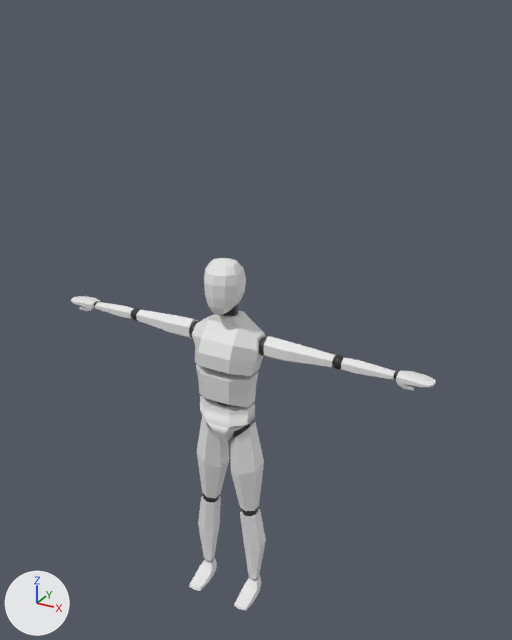
Renders of the FBX model Assets/Player/Character/Andrew2.fbx from each side of a commit.
Camera for both pictures: a camera (50 mm lens) standing at (1.52, -2.49, 1.87) and looking at (0.09, 0.1, 0.58). Lighting does not change. The marker at lower left points along +X, +Y and +Z. Where no turn or scale is listed for an object, it has been applied to the vertices. Vertices at the same position are counted once.

Objects in the first picture: 'Body', 'Foot.L', 'Foot.R', 'Hand.L', 'Hand.R', 'Head', 'Lower Arm.L', 'Lower Arm.R', 'Lower Leg.L', 'Lower Leg.R', 'Upper Arm.L', 'Upper Arm.R', 'Upper Leg.L', 'Upper Leg.R'.
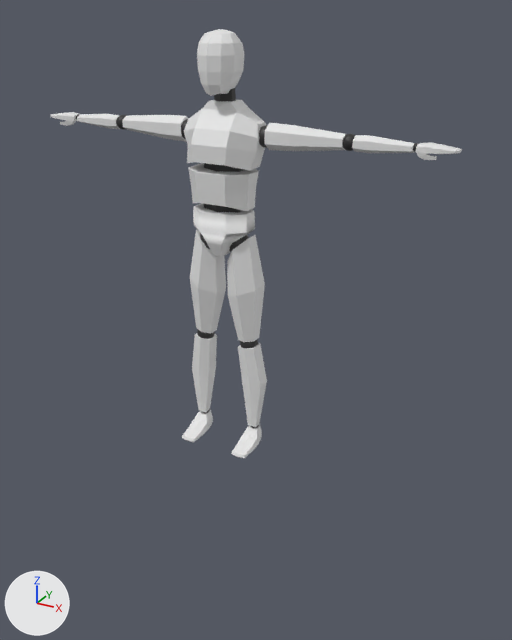
Where the change shows, as pixel boxes (x1, y1, x2, y2) in the pictures (512 x 640 px; the box of a moved part takes in the faces that stretch with it):
'Body', reshaped, moved, turned, rescaled
    before: (192, 304, 266, 441)
    after: (51, 29, 462, 458)
'Upper Leg.L', deleted
    before: (230, 422, 264, 511)
'Head', deleted
    before: (204, 258, 246, 315)
'Upper Leg.R', deleted
    before: (197, 415, 229, 499)
'Upper Arm.L', deleted
    before: (259, 336, 336, 367)
'Lower Leg.L', deleted
    before: (240, 508, 266, 580)
'Lower Leg.R', deleted
    before: (198, 493, 221, 561)
'Upper Arm.R', deleted
    before: (136, 310, 199, 339)
'Lower Arm.L', deleted
    before: (332, 355, 396, 380)
'Hand.L', deleted
    before: (394, 371, 436, 391)
'Foot.L', deleted
    before: (234, 575, 261, 611)
'Foot.R', deleted
    before: (189, 557, 217, 591)
'Lower Arm.R', deleted
    before: (95, 302, 141, 321)
'Hand.R', deleted
    before: (71, 296, 100, 311)
part 1 of me_mesh_015, moved or reshaped
    before: (196, 364, 258, 407)
    after: (188, 164, 259, 211)
part 2 of me_mesh_015, moved or reshaped
    before: (215, 304, 238, 406)
    after: (204, 88, 244, 212)
part 3 of me_mesh_015, moved or reshaped
    before: (192, 310, 266, 376)
    after: (184, 100, 266, 171)
part 4 of me_mesh_015, moved or reshaped
    before: (200, 395, 255, 441)
    after: (193, 203, 255, 256)
part 5 of me_mesh_015, added
    after: (259, 125, 268, 148)
part 6 of me_mesh_015, added
    after: (343, 134, 355, 151)
part 7 of me_mesh_015, added
    after: (229, 235, 249, 252)
part 8 of me_mesh_015, added
    after: (240, 340, 258, 348)
part 9 of me_mesh_015, added
    after: (197, 330, 215, 339)
part 10 of me_mesh_015, added
    after: (200, 233, 210, 249)
part 11 of me_mesh_015, added
    after: (181, 119, 188, 139)
part 12 of me_mesh_015, added
    after: (116, 115, 126, 130)
part 13 of me_mesh_015, added
    after: (51, 29, 462, 458)

The change, as a diff of the scene's bpy script:
```diff
--- a/Assets/Player/Character/Andrew2.fbx.py
+++ b/Assets/Player/Character/Andrew2.fbx.py
@@ me_mesh_015 @@
 # used by ob_body; location = (0.0, 0.0, 0.431); scale = (0.145, 0.145, 0.145)
-me_mesh_015.from_pydata(...)  # 152 vertices, 145 faces; spans x -1.2..1.2, y -0.78..0.83, z -2.98..2.01
+me_mesh_015.from_pydata(...)  # 962 vertices, 1265 faces; spans x -0.94..0.94, y -0.01..1.8, z -0.12..0.15
+# me_mesh_015 part 1: the loose piece of 30 vertices spanning x -1.0..1.0, y -0.74..0.67, z -1.58..-0.53 is turned -90 degrees about the x axis through its middle and scaled by 0.144, then moved by (0.0, 1.23, 1.06)
+# me_mesh_015 part 2: the loose piece of 36 vertices spanning x -0.58..0.58, y -0.44..0.63, z -2.01..2.01 is turned -90 degrees about the x axis through its middle and scaled by 0.144, then moved by (0.0, 1.25, -0.01)
+# me_mesh_015 part 3: the loose piece of 46 vertices spanning x -1.2..1.2, y -0.78..0.83, z -0.42..1.32 is turned -90 degrees about the x axis through its middle and scaled by 0.144, then moved by (0.0, 1.39, -0.45)
+# me_mesh_015 part 4: the loose piece of 40 vertices spanning x -0.9..0.9, y -0.69..0.57, z -2.98..-1.68 is turned -90 degrees about the x axis through its middle and scaled by 0.144, then moved by (0.0, 1.07, 2.34)
+# me_mesh_015 part 5: a new loose piece, an icosphere of 80 faces spanning x 0.142..0.225, y 1.366..1.454, z -0.073..0.015, in mat_material_001 (black #2c2c2c)
+# me_mesh_015 part 6: a new loose piece, an icosphere of 80 faces spanning x 0.5..0.561, y 1.383..1.447, z -0.068..-0.003, in mat_material_001 (black #2c2c2c)
+# me_mesh_015 part 7: a new loose piece, an icosphere of 80 faces spanning x 0.021..0.119, y 0.91..1.013, z -0.051..0.052, in mat_material_001 (black #2c2c2c)
+# me_mesh_015 part 8: a new loose piece, an icosphere of 80 faces spanning x 0.074..0.153, y 0.467..0.55, z -0.045..0.038, in mat_material_001 (black #2c2c2c)
+# me_mesh_015 part 9: a new loose piece, an icosphere of 80 faces spanning x -0.153..-0.074, y 0.467..0.55, z -0.045..0.038, in mat_material_001 (black #2c2c2c)
+# me_mesh_015 part 10: a new loose piece, an icosphere of 80 faces spanning x -0.119..-0.021, y 0.91..1.013, z -0.051..0.052, in mat_material_001 (black #2c2c2c)
+# me_mesh_015 part 11: a new loose piece, an icosphere of 80 faces spanning x -0.225..-0.142, y 1.366..1.454, z -0.073..0.015, in mat_material_001 (black #2c2c2c)
+# me_mesh_015 part 12: a new loose piece, an icosphere of 80 faces spanning x -0.561..-0.5, y 1.383..1.447, z -0.068..-0.003, in mat_material_001 (black #2c2c2c)
+# me_mesh_015 part 13: 426 vertices added at x -0.94..0.94, y -0.01..1.8, z -0.08..0.15
 me_mesh_015.materials.append(mat_material_002)
@@ ob_upper_leg_r @@
-ob_upper_leg_r = bpy.data.objects.new('Upper Leg.R', me_mesh_010)
@@ ob_upper_arm_r @@
-ob_upper_arm_r = bpy.data.objects.new('Upper Arm.R', me_mesh_011)
@@ ob_body @@
 ob_body = bpy.data.objects.new('Body', me_mesh_015)
-ob_body.location = (0.0, 0.0, 0.431)
-ob_body.scale = (0.145, 0.145, 0.145)
+ob_body.location = (0.0, 0.0, 0.0)
+ob_body.rotation_euler = (1.571, 0.0, 0.0)  # degrees (90, 0, 0)
@@ ob_foot_l @@
-ob_foot_l = bpy.data.objects.new('Foot.L', me_mesh_007)
@@ ob_lower_leg_l @@
-ob_lower_leg_l = bpy.data.objects.new('Lower Leg.L', me_mesh_006)
@@ ob_hand_r @@
-ob_hand_r = bpy.data.objects.new('Hand.R', me_mesh_013)
@@ ob_lower_arm_r @@
-ob_lower_arm_r = bpy.data.objects.new('Lower Arm.R', me_mesh_012)
@@ ob_head @@
-ob_head = bpy.data.objects.new('Head', me_mesh_014)
@@ ob_lower_leg_r @@
-ob_lower_leg_r = bpy.data.objects.new('Lower Leg.R', me_mesh_009)
@@ ob_upper_leg_l @@
-ob_upper_leg_l = bpy.data.objects.new('Upper Leg.L', me_mesh_005)
@@ ob_hand_l @@
-ob_hand_l = bpy.data.objects.new('Hand.L', me_mesh_004)
@@ ob_upper_arm_l @@
-ob_upper_arm_l = bpy.data.objects.new('Upper Arm.L', me_mesh_002)
@@ ob_foot_r @@
-ob_foot_r = bpy.data.objects.new('Foot.R', me_mesh_008)
@@ ob_lower_arm_l @@
-ob_lower_arm_l = bpy.data.objects.new('Lower Arm.L', me_mesh_003)
```
